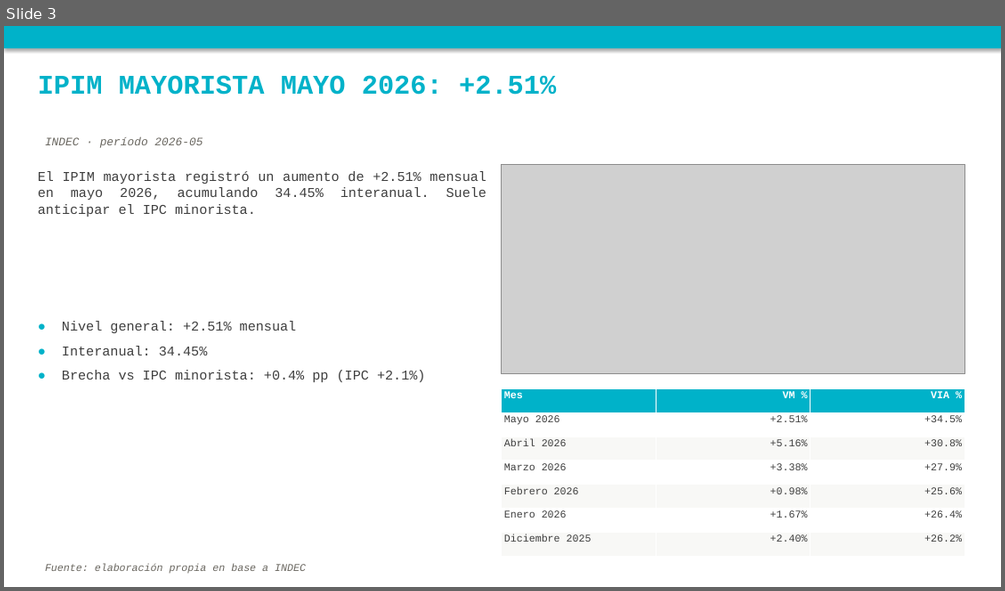
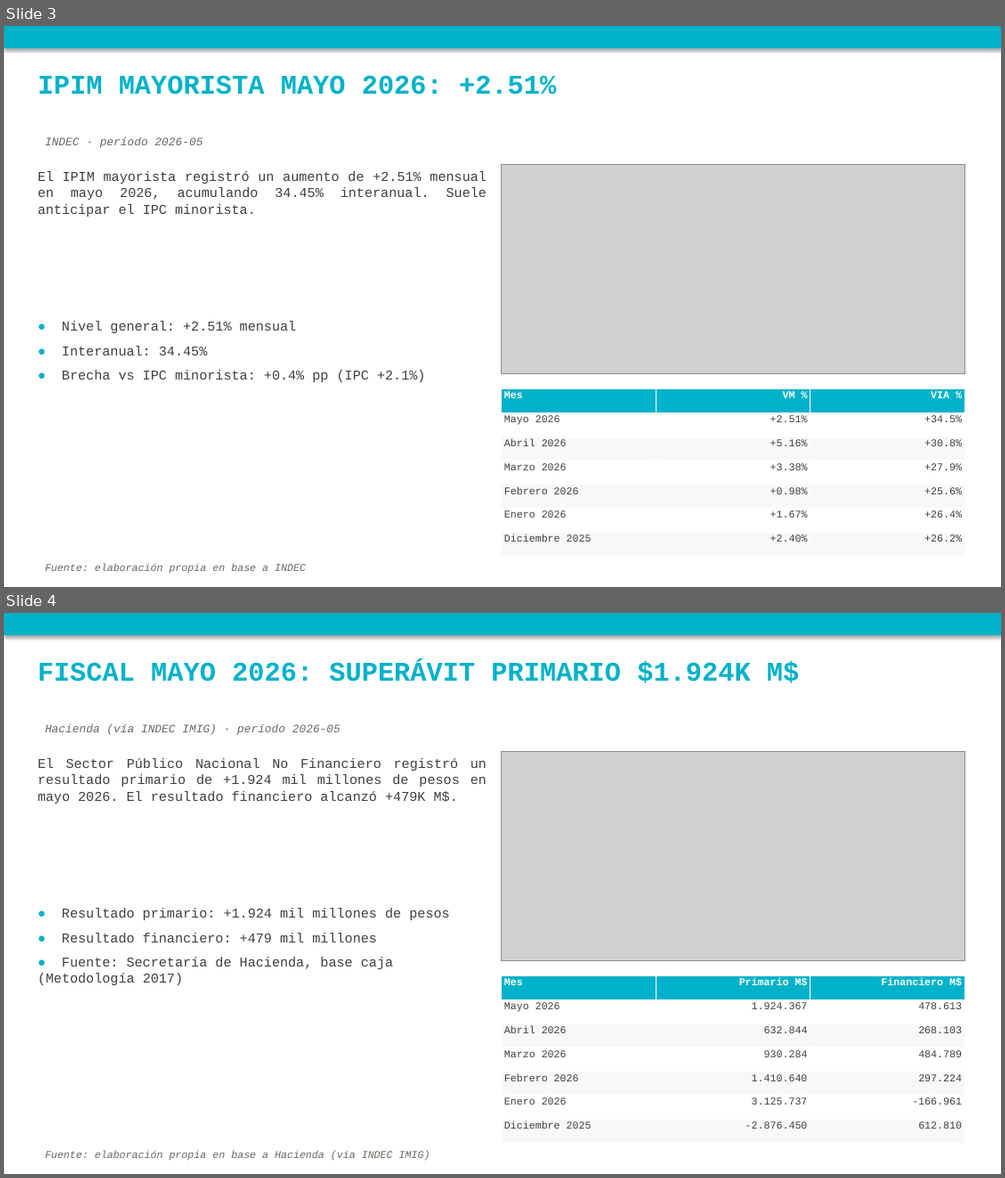
Before and after one commit to nwalovnik/boludos-ppt, a slide deck: publicaciones_semana.pptx. Shown one above the other, each under a label of ours: slide 3 before the commit, slides 3 and 4 after it. The pictures are 1005x591 and 1005x1178 pixels, drawn with LibreOffice and Linux fonts; fonts in the diff are those of the drawing; grey boxes stand for pictures. Boxes give left, top, right and bottom in pixels: in the first picture for what was removed or moved away, otherwise in the second. Text is boxed around its words. In the diff, an @@ line names an element or a change of style, - is before the commit and + after.

```diff
--- a/publicaciones_semana.pptx
+++ b/publicaciones_semana.pptx
@@ slide 4 added at (x1=4, y1=613, x2=1001, y2=1174), background #FFFFFF @@
@@ rectangle added at (x1=4, y1=613, x2=1001, y2=635), fill #00B2C9 @@
@@ text added at (x1=38, y1=661, x2=799, y2=683), 26 pt, text #00B2C9, bold @@
+FISCAL MAYO 2026: SUPERÁVIT PRIMARIO $1.924K M$
@@ text added at (x1=45, y1=724, x2=340, y2=735), 11 pt, text #6A6760, italic @@
+Hacienda (vía INDEC IMIG) · período 2026-05
@@ text added at (x1=38, y1=758, x2=486, y2=803), 13 pt, text #3F3F3F @@
+El Sector Público Nacional No Financiero registró un resultado primario de +1.924 mil millones de pesos en mayo 2026. El resultado financiero alcanzó +479K M$.
@@ picture added at (x1=502, y1=751, x2=965, y2=961) @@
@@ text added at (x1=38, y1=908, x2=449, y2=985), 13 pt, text #3F3F3F @@
+● Resultado primario: +1.924 mil millones de pesos
+● Resultado financiero: +479 mil millones
+● Fuente: Secretaría de Hacienda, base caja (Metodología 2017)
@@ table added at (x1=502, y1=976, x2=966, y2=1143), 7 rows, 3 columns @@
+Mes | Primario M$ | Financiero M$
+Mayo 2026 | 1.924.367 | 478.613
+Abril 2026 | 632.844 | 268.103
+Marzo 2026 | 930.284 | 484.789
+Febrero 2026 | 1.410.640 | 297.224
+Enero 2026 | 3.125.737 | -166.961
+Diciembre 2025 | -2.876.450 | 612.810
@@ text added at (x1=45, y1=1150, x2=430, y2=1160), 10 pt, text #6A6760, italic @@
+Fuente: elaboración propia en base a Hacienda (vía INDEC IMIG)
```
Also in this commit, not shown: 1 slide changed, 2 other slides added, 4 other files.
